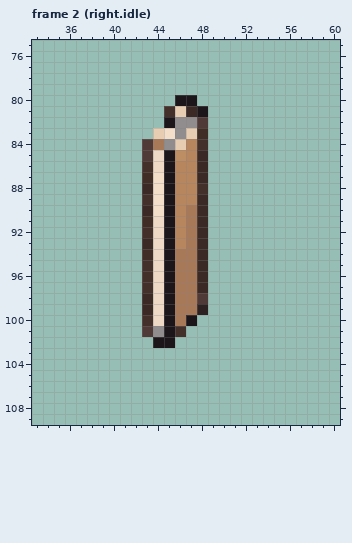
A pixel-art file gets an edit: assets/source/characters/player-r01/editable/held.map-folder.aseprite. The first picture shows the starting point.
96x144 pixels, 4 frames. Colours within 5 levels of each other are drawn and written as one. Shown: frame 2 (right.idle): x 33..60, y 75..109. The commit also changed other frames, which this record leaves out.
The same view after the edit:
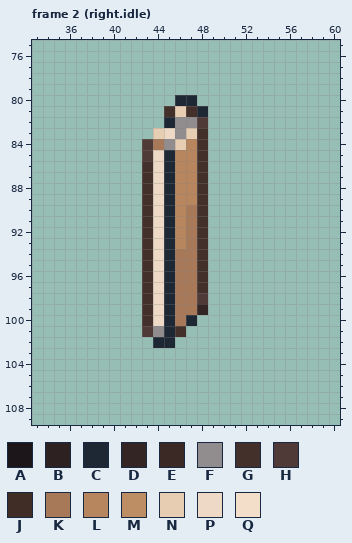
Palette (. is transparent): A #1c1519  B #2d2121  C #1e2835  D #332524  E #3a2925  F #918d8f  G #44302b  H #4f3a37  J #402d25  K #a87959  L #b7865f  M #bd8d63  N #e7cdb1  P #edd9c5  Q #f3dec9
The edit:
Frame 2 (right.idle):
y 80: x 46..47 AA -> CC
y 81: x 47..48 EA -> GC
y 82: x 45 A -> C
y 83: x 45 Q -> P; x 48 J -> G
y 85: x 45..46 AM -> CL; x 48 E -> G
y 86: x 45 A -> C; x 48 E -> G
y 87: x 43..45 JQA -> GPC; x 48 E -> G
y 88: x 43..45 EQA -> GPC
y 89: x 44..45 QA -> PC; x 48 E -> G
y 90: x 43..45 EQA -> GPC; x 48 E -> G
y 91: x 43 J -> G; x 45 A -> C; x 48 E -> G
y 92: x 45 A -> C; x 48 E -> G
y 93: x 43 E -> G; x 45 A -> C; x 48 E -> G
y 94: x 43 J -> G; x 45 A -> C; x 48 E -> G
y 95..97: x 45 A -> C; x 48 E -> G
y 98: x 43 E -> G; x 45 A -> C
y 99: x 43 E -> G; x 45 A -> C; x 48 B -> D
y 100: x 45 A -> C; x 47 A -> C
y 101: x 45 A -> C
y 102: x 44..45 AA -> CC
Changed places in both pictures, as pixel boxes (x1, y1, x2, y2):
changed: (142, 95, 208, 348)
